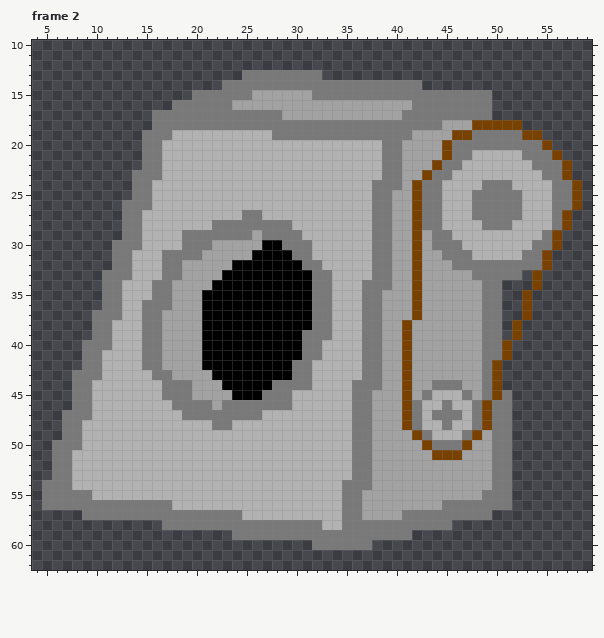
File history of a pixel-art file, resources/pitching-machine.ase. Above, as it was before the edit.
64x64 pixels, 4 frames. Shown: frame 2: x 4..59, y 10..62. The commit also changed other frames, which this record leaves out.
Now the later version:
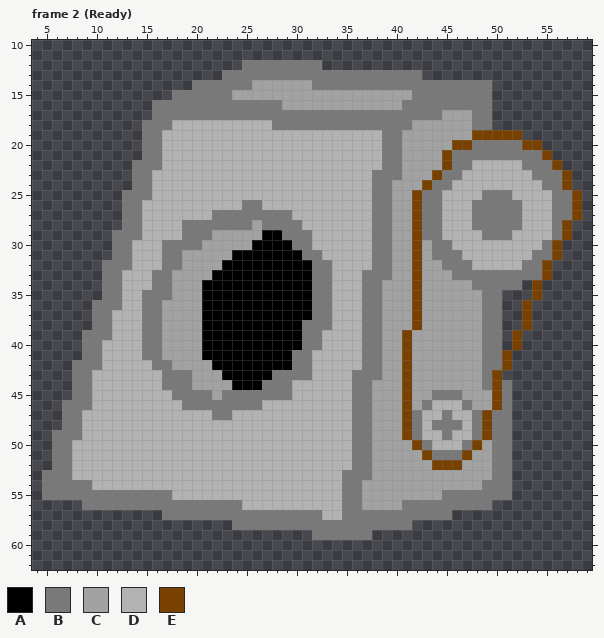
Palette (. is transparent): A #000000  B #797979  C #a2a2a2  D #b2b2b2  E #794100
The author wrote: pitcher tags
Changes in this commit:
--- frame 2 (Ready), layers "Belt", "Wheels", "Body"
@@ x 4..59 @@
 11 ........................................................
-12 ........................................................
-13 .....................BBBBBBBB...........................
-14 ...................BBBBBBBBBBBBBBBBBBBB.................
-15 ................BBBBBBCCCCCCBBBBBBBBBBBBBBBBBB..........
-16 ..............BBBBBBCCCCCCCCCCCCCCCCCCBBBBBBBB..........
-17 ............BBBBBBBBBBBBBCCCCCCCCCCCCBBBBBBBBB..........
-18 ............BBBBBBBBBBBBBBBBBBBBBBBBBBBBBCCCEEEEE.......
-19 ...........BBBDDDDDDDDDDBBBBBBBBBBBBBBCCCCEEBBBBBEE.....
-20 ...........BBDDDDDDDDDDDDDDDDDDDDDDBBCCCCEBBBBBBBBBE....
-21 ...........BBDDDDDDDDDDDDDDDDDDDDDDBBCCCCEBBDDDDDBBBE...
-22 ...........BBDDDDDDDDDDDDDDDDDDDDDDBBCCCEBBDDDDDDDBBBE..
-23 ..........BBBDDDDDDDDDDDDDDDDDDDDDDBBCCEBBDDDDDDDDDBBE..
-24 ..........BBDDDDDDDDDDDDDDDDDDDDDDBBBCEBBDDDDBBBDDDDBBE.
-25 ..........BBDDDDDDDDDDDDDDDDDDDDDDBBCCEBBDDDBBBBBDDDBBE.
-26 .........BBBDDDDDDDDDDDDDDDDDDDDDDBBCCEBBDDDBBBBBDDDBBE.
-27 .........BBDDDDDDDDDDBBDDDDDDDDDDDBBCCEBBDDDBBBBBDDDBE..
-28 .........BBDDDDDDDBBBBBBBBDDDDDDDDBBCCEBBDDDDBBBDDDDBE..
-29 .........BBDDDDBBBBBBBCBBBBDDDDDDDBBCCECBBDDDDDDDDDBE...
-30 ........BBBDDDDBBBCCCCCAABBBDDDDDDBBCCECBBBDDDDDDDBBE...
-31 ........BBDDDBBBBCCCCCAAAABBDDDDDDBBCCECCBBBDDDDDBBE....
-32 ........BBDDDBBCCCCCAAAAAAABBDDDDDBBCCECCCBBBBBBBBBE....
-33 .......BBBDDDBBCCCCAAAAAAAAABBDDDDBBCCECCCCCBBBBB.E.....
-34 .......BBDDDBBCCCCAAAAAAAAAABBDDDBBBCCECCCCCCBB...E.....
-35 .......BBDDDBBCCCAAAAAAAAAAABBDDDBBCCCECCCCCCBB..E......
-36 .......BBDDBBBCCCAAAAAAAAAAABBDDDBBCCCECCCCCCBB..E......
-37 ......BBBDDBBCCCCAAAAAAAAAAABBDDDBBCCCECCCCCCBB..E......
-38 ......BBDDDBBCCCCAAAAAAAAAAABBDDDBBCCECCCCCCCBB.E.......
-39 ......BBDDDBBCCCCAAAAAAAAAABBBDDDBBCCECCCCCCCBB.E.......
-40 .....BBBDDDBBCCCCAAAAAAAAAABBDDDDBBCCECCCCCCCBBE........
-41 .....BBDDDDBBCCCCAAAAAAAAAABBDDDDBBCCECCCCCCCBBE........
-42 .....BBDDDDBBCCCCAAAAAAAAABBDDDDDBBCCECCCCCCCBE.........
-43 ....BBBDDDDDBBCCCCAAAAAAAABBDDDDDBBCCECCCCCCCBE.........
-44 ....BBDDDDDDDBBBCCCAAAAABBBBDDDDBBBCCECCBBBCCBE.........
-45 ....BBDDDDDDDBBBCCCCAAABBBDDDDDDBBCCCECBDDDBCBEB........
-46 ....BBDDDDDDDDBBBBCBBBBBBBDDDDDDBBCCCEBDDBDDBEBB........
-47 ...BBBDDDDDDDDDBBBBBBBBDDDDDDDDDBBCCCEBDBBBDBEBB........
-48 ...BBDDDDDDDDDDDDDBBDDDDDDDDDDDDBBCCCEBDDBDDBEBB........
-49 ...BBDDDDDDDDDDDDDDDDDDDDDDDDDDDBBCCCCEBDDDBECBB........
-50 ..BBBDDDDDDDDDDDDDDDDDDDDDDDDDDDBBCCCCCEBBBECCBB........
-51 ..BBDDDDDDDDDDDDDDDDDDDDDDDDDDDDBBCCCCCCEEECCCBB........
-52 ..BBDDDDDDDDDDDDDDDDDDDDDDDDDDDDBBCCCCCCCCCCCCBB........
-53 ..BBDDDDDDDDDDDDDDDDDDDDDDDDDDDDBBCCCCCCCCCCCCBB........
-54 .BBBDDDDDDDDDDDDDDDDDDDDDDDDDDDBBBCCCCCCCCCCCCBB........
-55 .BBBBBDDDDDDDDDDDDDDDDDDDDDDDDDBBCCCCCCCCCCCCBBB........
-56 .BBBBBBBBBBBBBDDDDDDDDDDDDDDDDDBBCCCCCCCCBBBBBBB........
-57 .....BBBBBBBBBBBBBBBBDDDDDDDDDDBBCCCCBBBBBBBBB..........
-58 .............BBBBBBBBBBBBBBBBDDBBBBBBBBBBB..............
-59 ....................BBBBBBBBBBBBBBBBBB..................
-60 ............................BBBBBB......................
+12 .....................BBBBBBBB...........................
+13 ...................BBBBBBBBBBBBBBBBBBBB.................
+14 ................BBBBBBCCCCCCBBBBBBBBBBBBBBBBBB..........
+15 ..............BBBBBBCCCCCCCCCCCCCCCCCCBBBBBBBB..........
+16 ............BBBBBBBBBBBBBCCCCCCCCCCCCBBBBBBBBB..........
+17 ............BBBBBBBBBBBBBBBBBBBBBBBBBBBBBCCCBB..........
+18 ...........BBBDDDDDDDDDDBBBBBBBBBBBBBBCCCCCCBB..........
+19 ...........BBDDDDDDDDDDDDDDDDDDDDDDBBCCCCCCCEEEEE.......
+20 ...........BBDDDDDDDDDDDDDDDDDDDDDDBBCCCCCEEBBBBBEE.....
+21 ...........BBDDDDDDDDDDDDDDDDDDDDDDBBCCCCEBBBBBBBBBE....
+22 ..........BBBDDDDDDDDDDDDDDDDDDDDDDBBCCCCEBBDDDDDBBBE...
+23 ..........BBDDDDDDDDDDDDDDDDDDDDDDBBBCCCEBBDDDDDDDBBBE..
+24 ..........BBDDDDDDDDDDDDDDDDDDDDDDBBCCCEBBDDDDDDDDDBBE..
+25 .........BBBDDDDDDDDDDDDDDDDDDDDDDBBCCEBBDDDDBBBDDDDBBE.
+26 .........BBDDDDDDDDDDBBDDDDDDDDDDDBBCCEBBDDDBBBBBDDDBBE.
+27 .........BBDDDDDDDBBBBBBBBDDDDDDDDBBCCEBBDDDBBBBBDDDBBE.
+28 .........BBDDDDBBBBBBBCBBBBDDDDDDDBBCCEBBDDDBBBBBDDDBE..
+29 ........BBBDDDDBBBCCCCCAABBBDDDDDDBBCCEBBDDDDBBBDDDDBE..
+30 ........BBDDDBBBBCCCCCAAAABBDDDDDDBBCCECBBDDDDDDDDDBE...
+31 ........BBDDDBBCCCCCAAAAAAABBDDDDDBBCCECBBBDDDDDDDBBE...
+32 .......BBBDDDBBCCCCAAAAAAAAABBDDDDBBCCECCBBBDDDDDBBE....
+33 .......BBDDDBBCCCCAAAAAAAAAABBDDDBBBCCECCCBBBBBBBBBE....
+34 .......BBDDDBBCCCAAAAAAAAAAABBDDDBBCCCECCCCCBBBBB.E.....
+35 .......BBDDBBBCCCAAAAAAAAAAABBDDDBBCCCECCCCCCBB...E.....
+36 ......BBBDDBBCCCCAAAAAAAAAAABBDDDBBCCCECCCCCCBB..E......
+37 ......BBDDDBBCCCCAAAAAAAAAAABBDDDBBCCCECCCCCCBB..E......
+38 ......BBDDDBBCCCCAAAAAAAAAABBBDDDBBCCCECCCCCCBB..E......
+39 .....BBBDDDBBCCCCAAAAAAAAAABBDDDDBBCCECCCCCCCBB.E.......
+40 .....BBDDDDBBCCCCAAAAAAAAAABBDDDDBBCCECCCCCCCBB.E.......
+41 .....BBDDDDBBCCCCAAAAAAAAABBDDDDDBBCCECCCCCCCBBE........
+42 ....BBBDDDDDBBCCCCAAAAAAAABBDDDDDBBCCECCCCCCCBBE........
+43 ....BBDDDDDDDBBBCCCAAAAABBBBDDDDBBBCCECCCCCCCBE.........
+44 ....BBDDDDDDDBBBCCCCAAABBBDDDDDDBBCCCECCCCCCCBEB........
+45 ....BBDDDDDDDDBBBBCBBBBBBBDDDDDDBBCCCECCBBBCCCEB........
+46 ...BBBDDDDDDDDDBBBBBBBBDDDDDDDDDBBCCCECBDDDBCCEB........
+47 ...BBDDDDDDDDDDDDDBBDDDDDDDDDDDDBBCCCEBDDBDDBEBB........
+48 ...BBDDDDDDDDDDDDDDDDDDDDDDDDDDDBBCCCEBDBBBDBEBB........
+49 ..BBBDDDDDDDDDDDDDDDDDDDDDDDDDDDBBCCCEBDDBDDBEBB........
+50 ..BBDDDDDDDDDDDDDDDDDDDDDDDDDDDDBBCCCCEBDDDBECBB........
+51 ..BBDDDDDDDDDDDDDDDDDDDDDDDDDDDDBBCCCCCEBBBECCBB........
+52 ..BBDDDDDDDDDDDDDDDDDDDDDDDDDDDDBBCCCCCCEEECCCBB........
+53 .BBBDDDDDDDDDDDDDDDDDDDDDDDDDDDBBBCCCCCCCCCCCCBB........
+54 .BBBBBDDDDDDDDDDDDDDDDDDDDDDDDDBBCCCCCCCCCCCCBBB........
+55 .BBBBBBBBBBBBBDDDDDDDDDDDDDDDDDBBCCCCCCCCBBBBBBB........
+56 .....BBBBBBBBBBBBBBBBDDDDDDDDDDBBCCCCBBBBBBBBB..........
+57 .............BBBBBBBBBBBBBBBBDDBBBBBBBBBBB..............
+58 ....................BBBBBBBBBBBBBBBBBB..................
+59 ............................BBBBBB......................
+60 ........................................................
 61 ........................................................
Boxes around the changes in both pictures, in picture pixels (x1, y1, x2, y2):
changed: (42, 60, 582, 550)
